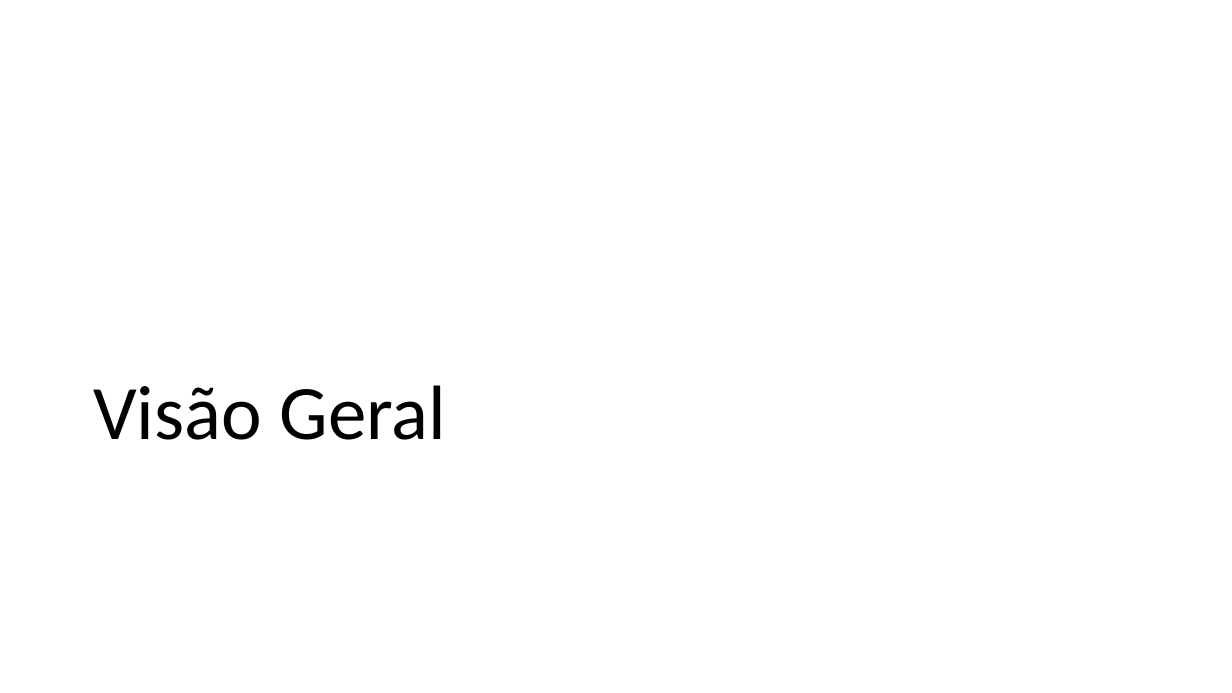
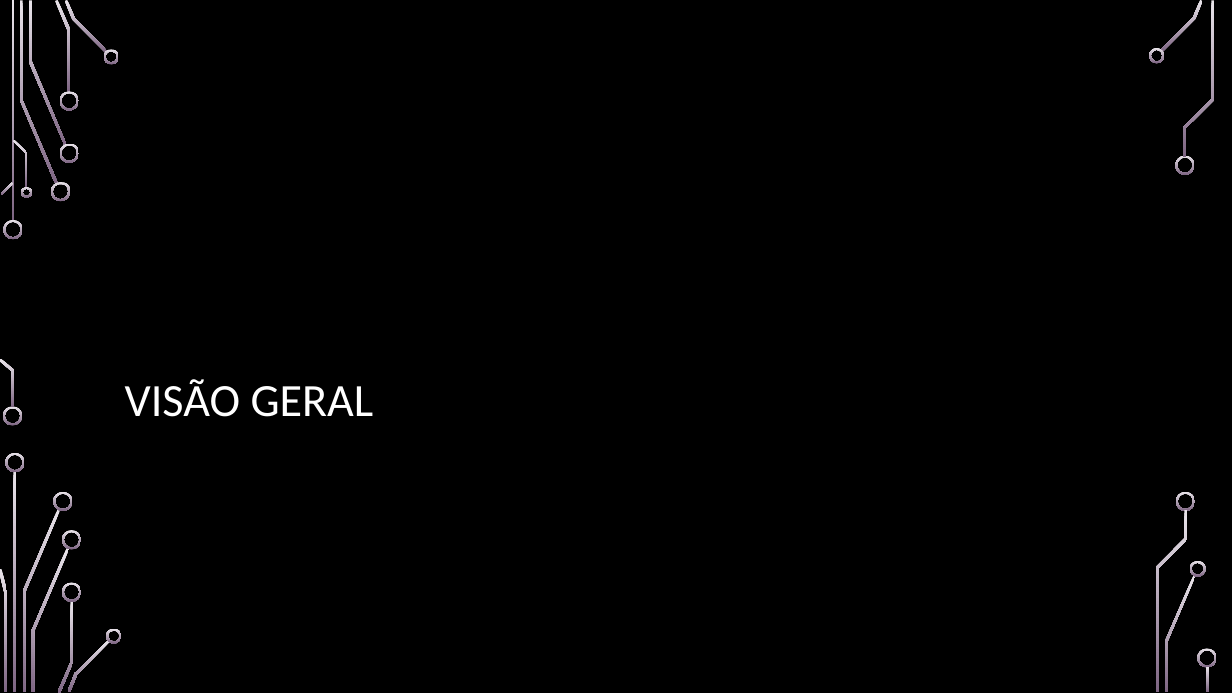
Before and after one commit to viniciuss1812/Projeto-Bookcard, a slide deck: slide 2 of Documentacao/bookCarddocumentacao.pptx. Drawn at 1232x693 pixels with LibreOffice and Linux fonts; fonts in the diff are those of the drawing; background and template pictures are left out. Boxes give left, top, right and bottom in pixels: in the first picture for what was removed or moved away, otherwise in the second. Text is boxed around its words. In the diff, an @@ line names an element or a change of style, - is before the commit and + after.

```diff
--- a/Documentacao/bookCarddocumentacao.pptx
+++ b/Documentacao/bookCarddocumentacao.pptx
@@ background #FFFFFF to picture (left out) @@
@@ title at (125, 379, 374, 417): text changed; size 60 to 36 pt; text colour #000000 to #FFFFFF @@
-Visão Geral
+VISÃO GERAL
@@ group added at (0, 0, 1217, 693): 33 freeform shapes, 3 rectangles @@
```
Also in this commit, not shown: 18 other slides changed, 34 other files.
